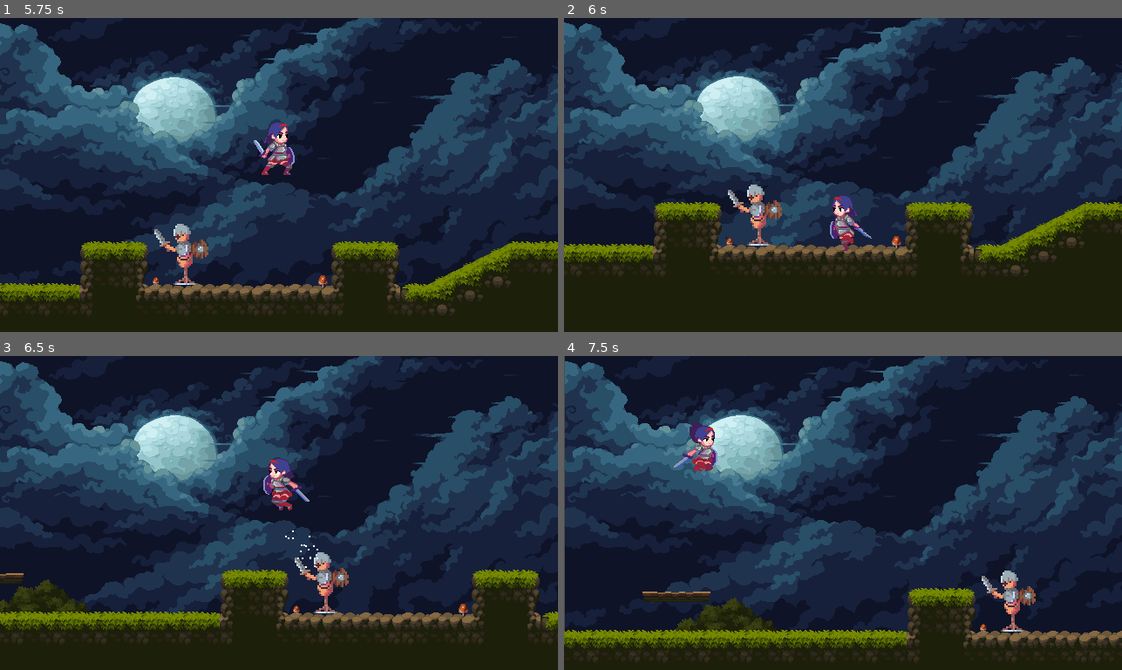
Above: before the commit, frames 1-4 (two rows, left to right).
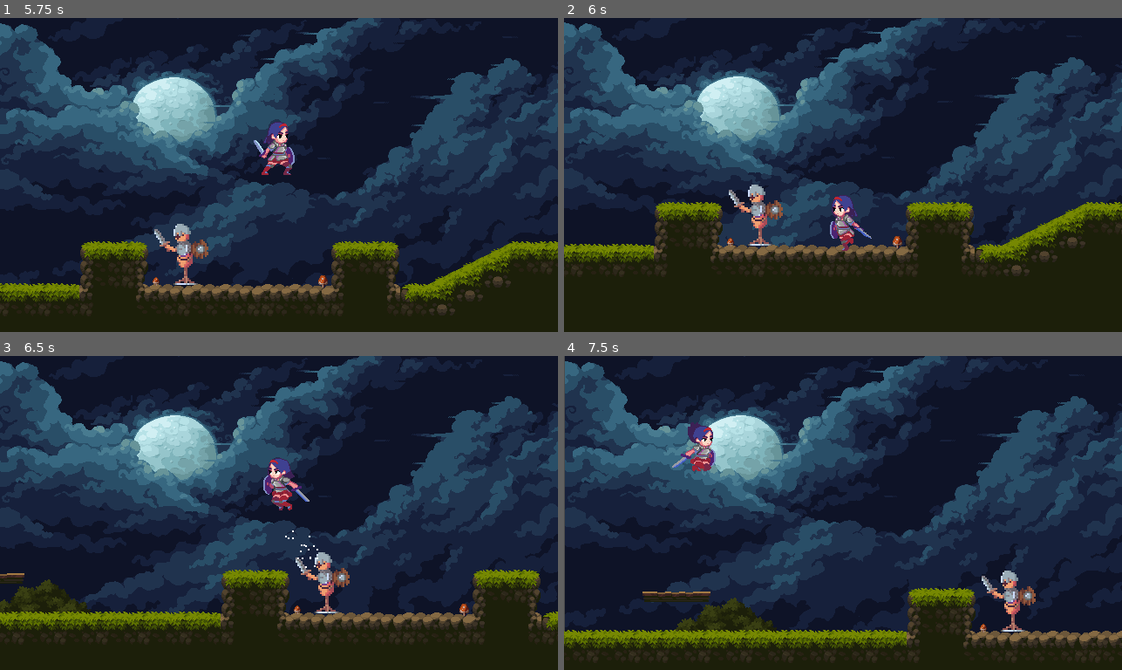
Above: after the commit, the same moments.

Repository: Crustar/Godot_HackSlash_project
Game: Godot game, scene res://src/level/test_scene.tscn
Same seed, same stepped clock (60 frames per second), same inputs: the game is played once before the commit and once after it.
Inputs:
- Up to frame 1 (5.75 s): hold D (right) 0.53-2.03 s; tap Shift (dash) at 0.6, 1.55, 2.85, 3.6, 4.55 s; tap X (jump) at 0.77, 0.8, 1.07, 1.35, 1.52, 1.82, 2.3, 3.02, 3.32, 3.77, 3.8, 4.07, 4.35, 4.52, 4.82, 5.3 s; hold A (left) 2.03-2.78 s; tap Z (attack) at 2.1, 5.1 s; hold D (right) 2.78-4.28 s; hold A (left) 4.28-5.03 s; hold D (right) from 5.03 s (still down)
- Up to frame 2 (6 s): release D (right) at 5.78 s; hold A (left) from 5.78 s (still down); tap Shift (dash) at 5.85 s
- Up to frame 3 (6.5 s): keep holding A (left); tap X (jump) at 6.02, 6.32 s
- Up to frame 4 (7.5 s): tap Shift (dash) at 6.6 s; tap X (jump) at 6.77, 6.8, 7.07, 7.35 s; release A (left) at 7.28 s; hold D (right) from 7.28 s (still down)

Frame 1 is identical in both runs. In frame 2, 2.0% of the frame differs, in the area x 0-100%, y 53-82%; in frame 3, 2.0%; in frame 4, 0.4%.

Commit message:
fix a bug where player can change facing while attacking

Diff:
--- a/src/enemy/enemy_dummy.tscn
+++ b/src/enemy/enemy_dummy.tscn
@@ -3,6 +3,57 @@
 [ext_resource type="Texture2D" uid="uid://bcu2ii3dvgopp" path="res://asset/dummy_sprite/spritesheet.png" id="1_16l3b"]
 [ext_resource type="Texture2D" uid="uid://62ddtvj17oag" path="res://asset/dummy_sprite/Idle.png" id="1_uwpna"]
 [ext_resource type="Script" uid="uid://d00h1eohk2e71" path="res://src/enemy/hit_box.gd" id="2_uwpna"]
+
+[sub_resource type="Animation" id="Animation_nccke"]
+length = 0.001
+tracks/0/type = "value"
+tracks/0/imported = false
+tracks/0/enabled = true
+tracks/0/path = NodePath(".:modulate")
+tracks/0/interp = 1
+tracks/0/loop_wrap = true
+tracks/0/keys = {
+"times": PackedFloat32Array(0),
+"transitions": PackedFloat32Array(1),
+"update": 0,
+"values": [Color(1, 1, 1, 1)]
+}
+tracks/1/type = "value"
+tracks/1/imported = false
+tracks/1/enabled = true
+tracks/1/path = NodePath(".:texture")
+tracks/1/interp = 1
+tracks/1/loop_wrap = true
+tracks/1/keys = {
+"times": PackedFloat32Array(0),
+"transitions": PackedFloat32Array(1),
+"update": 1,
+"values": [ExtResource("1_uwpna")]
+}
+tracks/2/type = "value"
+tracks/2/imported = false
+tracks/2/enabled = true
+tracks/2/path = NodePath(".:hframes")
+tracks/2/interp = 1
+tracks/2/loop_wrap = true
+tracks/2/keys = {
+"times": PackedFloat32Array(0),
+"transitions": PackedFloat32Array(1),
+"update": 1,
+"values": [1]
+}
+tracks/3/type = "value"
+tracks/3/imported = false
+tracks/3/enabled = true
+tracks/3/path = NodePath(".:frame")
+tracks/3/interp = 1
+tracks/3/loop_wrap = true
+tracks/3/keys = {
+"times": PackedFloat32Array(0),
+"transitions": PackedFloat32Array(1),
+"update": 1,
+"values": [0]
+}
 
 [sub_resource type="Animation" id="Animation_16l3b"]
 resource_name = "hurt"
@@ -56,57 +107,6 @@
 "values": [ExtResource("1_16l3b")]
 }
 
-[sub_resource type="Animation" id="Animation_nccke"]
-length = 0.001
-tracks/0/type = "value"
-tracks/0/imported = false
-tracks/0/enabled = true
-tracks/0/path = NodePath(".:modulate")
-tracks/0/interp = 1
-tracks/0/loop_wrap = true
-tracks/0/keys = {
-"times": PackedFloat32Array(0),
-"transitions": PackedFloat32Array(1),
-"update": 0,
-"values": [Color(1, 1, 1, 1)]
-}
-tracks/1/type = "value"
-tracks/1/imported = false
-tracks/1/enabled = true
-tracks/1/path = NodePath(".:texture")
-tracks/1/interp = 1
-tracks/1/loop_wrap = true
-tracks/1/keys = {
-"times": PackedFloat32Array(0),
-"transitions": PackedFloat32Array(1),
-"update": 1,
-"values": [ExtResource("1_uwpna")]
-}
-tracks/2/type = "value"
-tracks/2/imported = false
-tracks/2/enabled = true
-tracks/2/path = NodePath(".:hframes")
-tracks/2/interp = 1
-tracks/2/loop_wrap = true
-tracks/2/keys = {
-"times": PackedFloat32Array(0),
-"transitions": PackedFloat32Array(1),
-"update": 1,
-"values": [1]
-}
-tracks/3/type = "value"
-tracks/3/imported = false
-tracks/3/enabled = true
-tracks/3/path = NodePath(".:frame")
-tracks/3/interp = 1
-tracks/3/loop_wrap = true
-tracks/3/keys = {
-"times": PackedFloat32Array(0),
-"transitions": PackedFloat32Array(1),
-"update": 1,
-"values": [0]
-}
-
 [sub_resource type="AnimationLibrary" id="AnimationLibrary_ebd46"]
 _data = {
 &"RESET": SubResource("Animation_nccke"),
--- a/src/player/player.tscn
+++ b/src/player/player.tscn
@@ -85,273 +85,6 @@
 "values": [true]
 }
 
-[sub_resource type="Animation" id="Animation_rl62b"]
-resource_name = "dashing"
-length = 0.3
-tracks/0/type = "value"
-tracks/0/imported = false
-tracks/0/enabled = true
-tracks/0/path = NodePath("Sprite:texture")
-tracks/0/interp = 1
-tracks/0/loop_wrap = true
-tracks/0/keys = {
-"times": PackedFloat32Array(0),
-"transitions": PackedFloat32Array(1),
-"update": 1,
-"values": [ExtResource("6_2smqc")]
-}
-tracks/1/type = "value"
-tracks/1/imported = false
-tracks/1/enabled = true
-tracks/1/path = NodePath("Sprite:hframes")
-tracks/1/interp = 1
-tracks/1/loop_wrap = true
-tracks/1/keys = {
-"times": PackedFloat32Array(0),
-"transitions": PackedFloat32Array(1),
-"update": 1,
-"values": [4]
-}
-tracks/2/type = "value"
-tracks/2/imported = false
-tracks/2/enabled = true
-tracks/2/path = NodePath("Sprite:vframes")
-tracks/2/interp = 1
-tracks/2/loop_wrap = true
-tracks/2/keys = {
-"times": PackedFloat32Array(0),
-"transitions": PackedFloat32Array(1),
-"update": 1,
-"values": [1]
-}
-tracks/3/type = "value"
-tracks/3/imported = false
-tracks/3/enabled = true
-tracks/3/path = NodePath("Sprite:frame")
-tracks/3/interp = 1
-tracks/3/loop_wrap = true
-tracks/3/keys = {
-"times": PackedFloat32Array(0, 0.075, 0.15, 0.225),
-"transitions": PackedFloat32Array(1, 1, 1, 1),
-"update": 1,
-"values": [0, 1, 2, 3]
-}
-
-[sub_resource type="Animation" id="Animation_tqiix"]
-resource_name = "falling"
-length = 0.3
-loop_mode = 1
-step = 0.1
-tracks/0/type = "value"
-tracks/0/imported = false
-tracks/0/enabled = true
-tracks/0/path = NodePath("Sprite:texture")
-tracks/0/interp = 1
-tracks/0/loop_wrap = true
-tracks/0/keys = {
-"times": PackedFloat32Array(0),
-"transitions": PackedFloat32Array(1),
-"update": 1,
-"values": [ExtResource("5_ebec5")]
-}
-tracks/1/type = "value"
-tracks/1/imported = false
-tracks/1/enabled = true
-tracks/1/path = NodePath("Sprite:hframes")
-tracks/1/interp = 1
-tracks/1/loop_wrap = true
-tracks/1/keys = {
-"times": PackedFloat32Array(0),
-"transitions": PackedFloat32Array(1),
-"update": 1,
-"values": [3]
-}
-tracks/2/type = "value"
-tracks/2/imported = false
-tracks/2/enabled = true
-tracks/2/path = NodePath("Sprite:vframes")
-tracks/2/interp = 1
-tracks/2/loop_wrap = true
-tracks/2/keys = {
-"times": PackedFloat32Array(0),
-"transitions": PackedFloat32Array(1),
-"update": 1,
-"values": [1]
-}
-tracks/3/type = "value"
-tracks/3/imported = false
-tracks/3/enabled = true
-tracks/3/path = NodePath("Sprite:frame")
-tracks/3/interp = 1
-tracks/3/loop_wrap = true
-tracks/3/keys = {
-"times": PackedFloat32Array(0, 0.1, 0.2),
-"transitions": PackedFloat32Array(1, 1, 1),
-"update": 1,
-"values": [0, 1, 2]
-}
-
-[sub_resource type="Animation" id="Animation_yllr7"]
-resource_name = "idle"
-length = 0.8
-loop_mode = 1
-step = 0.1
-tracks/0/type = "value"
-tracks/0/imported = false
-tracks/0/enabled = true
-tracks/0/path = NodePath("Sprite:texture")
-tracks/0/interp = 1
-tracks/0/loop_wrap = true
-tracks/0/keys = {
-"times": PackedFloat32Array(0),
-"transitions": PackedFloat32Array(1),
-"update": 1,
-"values": [ExtResource("2_boad6")]
-}
-tracks/1/type = "value"
-tracks/1/imported = false
-tracks/1/enabled = true
-tracks/1/path = NodePath("Sprite:hframes")
-tracks/1/interp = 1
-tracks/1/loop_wrap = true
-tracks/1/keys = {
-"times": PackedFloat32Array(0),
-"transitions": PackedFloat32Array(1),
-"update": 1,
-"values": [4]
-}
-tracks/2/type = "value"
-tracks/2/imported = false
-tracks/2/enabled = true
-tracks/2/path = NodePath("Sprite:vframes")
-tracks/2/interp = 1
-tracks/2/loop_wrap = true
-tracks/2/keys = {
-"times": PackedFloat32Array(0),
-"transitions": PackedFloat32Array(1),
-"update": 1,
-"values": [1]
-}
-tracks/3/type = "value"
-tracks/3/imported = false
-tracks/3/enabled = true
-tracks/3/path = NodePath("Sprite:frame")
-tracks/3/interp = 1
-tracks/3/loop_wrap = true
-tracks/3/keys = {
-"times": PackedFloat32Array(0, 0.2, 0.4, 0.6),
-"transitions": PackedFloat32Array(1, 1, 1, 1),
-"update": 1,
-"values": [0, 1, 2, 3]
-}
-
-[sub_resource type="Animation" id="Animation_32hag"]
-resource_name = "jumping"
-length = 0.6
-step = 0.1
-tracks/0/type = "value"
-tracks/0/imported = false
-tracks/0/enabled = true
-tracks/0/path = NodePath("Sprite:texture")
-tracks/0/interp = 1
-tracks/0/loop_wrap = true
-tracks/0/keys = {
-"times": PackedFloat32Array(0),
-"transitions": PackedFloat32Array(1),
-"update": 1,
-"values": [ExtResource("4_2ieo8")]
-}
-tracks/1/type = "value"
-tracks/1/imported = false
-tracks/1/enabled = true
-tracks/1/path = NodePath("Sprite:hframes")
-tracks/1/interp = 1
-tracks/1/loop_wrap = true
-tracks/1/keys = {
-"times": PackedFloat32Array(0),
-"transitions": PackedFloat32Array(1),
-"update": 1,
-"values": [6]
-}
-tracks/2/type = "value"
-tracks/2/imported = false
-tracks/2/enabled = true
-tracks/2/path = NodePath("Sprite:vframes")
-tracks/2/interp = 1
-tracks/2/loop_wrap = true
-tracks/2/keys = {
-"times": PackedFloat32Array(0),
-"transitions": PackedFloat32Array(1),
-"update": 1,
-"values": [1]
-}
-tracks/3/type = "value"
-tracks/3/imported = false
-tracks/3/enabled = true
-tracks/3/path = NodePath("Sprite:frame")
-tracks/3/interp = 1
-tracks/3/loop_wrap = true
-tracks/3/keys = {
-"times": PackedFloat32Array(0, 0.1, 0.2, 0.3, 0.4, 0.5),
-"transitions": PackedFloat32Array(1, 1, 1, 1, 1, 1),
-"update": 1,
-"values": [0, 1, 2, 3, 4, 5]
-}
-
-[sub_resource type="Animation" id="Animation_wodsf"]
-resource_name = "running"
-length = 0.7
-loop_mode = 1
-step = 0.1
-tracks/0/type = "value"
-tracks/0/imported = false
-tracks/0/enabled = true
-tracks/0/path = NodePath("Sprite:texture")
-tracks/0/interp = 1
-tracks/0/loop_wrap = true
-tracks/0/keys = {
-"times": PackedFloat32Array(0),
-"transitions": PackedFloat32Array(1),
-"update": 1,
-"values": [ExtResource("3_8t03j")]
-}
-tracks/1/type = "value"
-tracks/1/imported = false
-tracks/1/enabled = true
-tracks/1/path = NodePath("Sprite:hframes")
-tracks/1/interp = 1
-tracks/1/loop_wrap = true
-tracks/1/keys = {
-"times": PackedFloat32Array(0),
-"transitions": PackedFloat32Array(1),
-"update": 1,
-"values": [7]
-}
-tracks/2/type = "value"
-tracks/2/imported = false
-tracks/2/enabled = true
-tracks/2/path = NodePath("Sprite:vframes")
-tracks/2/interp = 1
-tracks/2/loop_wrap = true
-tracks/2/keys = {
-"times": PackedFloat32Array(0),
-"transitions": PackedFloat32Array(1),
-"update": 1,
-"values": [1]
-}
-tracks/3/type = "value"
-tracks/3/imported = false
-tracks/3/enabled = true
-tracks/3/path = NodePath("Sprite:frame")
-tracks/3/interp = 1
-tracks/3/loop_wrap = true
-tracks/3/keys = {
-"times": PackedFloat32Array(0, 0.1, 0.2, 0.3, 0.4, 0.5, 0.6),
-"transitions": PackedFloat32Array(1, 1, 1, 1, 1, 1, 1),
-"update": 1,
-"values": [0, 1, 2, 3, 4, 5, 6]
-}
-
 [sub_resource type="Animation" id="Animation_hrerp"]
 resource_name = "attacking"
 length = 0.7
@@ -414,6 +147,273 @@
 "transitions": PackedFloat32Array(1, 1, 1),
 "update": 1,
 "values": [true, false, true]
+}
+
+[sub_resource type="Animation" id="Animation_rl62b"]
+resource_name = "dashing"
+length = 0.3
+tracks/0/type = "value"
+tracks/0/imported = false
+tracks/0/enabled = true
+tracks/0/path = NodePath("Sprite:texture")
+tracks/0/interp = 1
+tracks/0/loop_wrap = true
+tracks/0/keys = {
+"times": PackedFloat32Array(0),
+"transitions": PackedFloat32Array(1),
+"update": 1,
+"values": [ExtResource("6_2smqc")]
+}
+tracks/1/type = "value"
+tracks/1/imported = false
+tracks/1/enabled = true
+tracks/1/path = NodePath("Sprite:hframes")
+tracks/1/interp = 1
+tracks/1/loop_wrap = true
+tracks/1/keys = {
+"times": PackedFloat32Array(0),
+"transitions": PackedFloat32Array(1),
+"update": 1,
+"values": [4]
+}
+tracks/2/type = "value"
+tracks/2/imported = false
+tracks/2/enabled = true
+tracks/2/path = NodePath("Sprite:vframes")
+tracks/2/interp = 1
+tracks/2/loop_wrap = true
+tracks/2/keys = {
+"times": PackedFloat32Array(0),
+"transitions": PackedFloat32Array(1),
+"update": 1,
+"values": [1]
+}
+tracks/3/type = "value"
+tracks/3/imported = false
+tracks/3/enabled = true
+tracks/3/path = NodePath("Sprite:frame")
+tracks/3/interp = 1
+tracks/3/loop_wrap = true
+tracks/3/keys = {
+"times": PackedFloat32Array(0, 0.075, 0.15, 0.225),
+"transitions": PackedFloat32Array(1, 1, 1, 1),
+"update": 1,
+"values": [0, 1, 2, 3]
+}
+
+[sub_resource type="Animation" id="Animation_tqiix"]
+resource_name = "falling"
+length = 0.3
+loop_mode = 1
+step = 0.1
+tracks/0/type = "value"
+tracks/0/imported = false
+tracks/0/enabled = true
+tracks/0/path = NodePath("Sprite:texture")
+tracks/0/interp = 1
+tracks/0/loop_wrap = true
+tracks/0/keys = {
+"times": PackedFloat32Array(0),
+"transitions": PackedFloat32Array(1),
+"update": 1,
+"values": [ExtResource("5_ebec5")]
+}
+tracks/1/type = "value"
+tracks/1/imported = false
+tracks/1/enabled = true
+tracks/1/path = NodePath("Sprite:hframes")
+tracks/1/interp = 1
+tracks/1/loop_wrap = true
+tracks/1/keys = {
+"times": PackedFloat32Array(0),
+"transitions": PackedFloat32Array(1),
+"update": 1,
+"values": [3]
+}
+tracks/2/type = "value"
+tracks/2/imported = false
+tracks/2/enabled = true
+tracks/2/path = NodePath("Sprite:vframes")
+tracks/2/interp = 1
+tracks/2/loop_wrap = true
+tracks/2/keys = {
+"times": PackedFloat32Array(0),
+"transitions": PackedFloat32Array(1),
+"update": 1,
+"values": [1]
+}
+tracks/3/type = "value"
+tracks/3/imported = false
+tracks/3/enabled = true
+tracks/3/path = NodePath("Sprite:frame")
+tracks/3/interp = 1
+tracks/3/loop_wrap = true
+tracks/3/keys = {
+"times": PackedFloat32Array(0, 0.1, 0.2),
+"transitions": PackedFloat32Array(1, 1, 1),
+"update": 1,
+"values": [0, 1, 2]
+}
+
+[sub_resource type="Animation" id="Animation_yllr7"]
+resource_name = "idle"
+length = 0.8
+loop_mode = 1
+step = 0.1
+tracks/0/type = "value"
+tracks/0/imported = false
+tracks/0/enabled = true
+tracks/0/path = NodePath("Sprite:texture")
+tracks/0/interp = 1
+tracks/0/loop_wrap = true
+tracks/0/keys = {
+"times": PackedFloat32Array(0),
+"transitions": PackedFloat32Array(1),
+"update": 1,
+"values": [ExtResource("2_boad6")]
+}
+tracks/1/type = "value"
+tracks/1/imported = false
+tracks/1/enabled = true
+tracks/1/path = NodePath("Sprite:hframes")
+tracks/1/interp = 1
+tracks/1/loop_wrap = true
+tracks/1/keys = {
+"times": PackedFloat32Array(0),
+"transitions": PackedFloat32Array(1),
+"update": 1,
+"values": [4]
+}
+tracks/2/type = "value"
+tracks/2/imported = false
+tracks/2/enabled = true
+tracks/2/path = NodePath("Sprite:vframes")
+tracks/2/interp = 1
+tracks/2/loop_wrap = true
+tracks/2/keys = {
+"times": PackedFloat32Array(0),
+"transitions": PackedFloat32Array(1),
+"update": 1,
+"values": [1]
+}
+tracks/3/type = "value"
+tracks/3/imported = false
+tracks/3/enabled = true
+tracks/3/path = NodePath("Sprite:frame")
+tracks/3/interp = 1
+tracks/3/loop_wrap = true
+tracks/3/keys = {
+"times": PackedFloat32Array(0, 0.2, 0.4, 0.6),
+"transitions": PackedFloat32Array(1, 1, 1, 1),
+"update": 1,
+"values": [0, 1, 2, 3]
+}
+
+[sub_resource type="Animation" id="Animation_32hag"]
+resource_name = "jumping"
+length = 0.6
+step = 0.1
+tracks/0/type = "value"
+tracks/0/imported = false
+tracks/0/enabled = true
+tracks/0/path = NodePath("Sprite:texture")
+tracks/0/interp = 1
+tracks/0/loop_wrap = true
+tracks/0/keys = {
+"times": PackedFloat32Array(0),
+"transitions": PackedFloat32Array(1),
+"update": 1,
+"values": [ExtResource("4_2ieo8")]
+}
+tracks/1/type = "value"
+tracks/1/imported = false
+tracks/1/enabled = true
+tracks/1/path = NodePath("Sprite:hframes")
+tracks/1/interp = 1
+tracks/1/loop_wrap = true
+tracks/1/keys = {
+"times": PackedFloat32Array(0),
+"transitions": PackedFloat32Array(1),
+"update": 1,
+"values": [6]
+}
+tracks/2/type = "value"
+tracks/2/imported = false
+tracks/2/enabled = true
+tracks/2/path = NodePath("Sprite:vframes")
+tracks/2/interp = 1
+tracks/2/loop_wrap = true
+tracks/2/keys = {
+"times": PackedFloat32Array(0),
+"transitions": PackedFloat32Array(1),
+"update": 1,
+"values": [1]
+}
+tracks/3/type = "value"
+tracks/3/imported = false
+tracks/3/enabled = true
+tracks/3/path = NodePath("Sprite:frame")
+tracks/3/interp = 1
+tracks/3/loop_wrap = true
+tracks/3/keys = {
+"times": PackedFloat32Array(0, 0.1, 0.2, 0.3, 0.4, 0.5),
+"transitions": PackedFloat32Array(1, 1, 1, 1, 1, 1),
+"update": 1,
+"values": [0, 1, 2, 3, 4, 5]
+}
+
+[sub_resource type="Animation" id="Animation_wodsf"]
+resource_name = "running"
+length = 0.7
+loop_mode = 1
+step = 0.1
+tracks/0/type = "value"
+tracks/0/imported = false
+tracks/0/enabled = true
+tracks/0/path = NodePath("Sprite:texture")
+tracks/0/interp = 1
+tracks/0/loop_wrap = true
+tracks/0/keys = {
+"times": PackedFloat32Array(0),
+"transitions": PackedFloat32Array(1),
+"update": 1,
+"values": [ExtResource("3_8t03j")]
+}
+tracks/1/type = "value"
+tracks/1/imported = false
+tracks/1/enabled = true
+tracks/1/path = NodePath("Sprite:hframes")
+tracks/1/interp = 1
+tracks/1/loop_wrap = true
+tracks/1/keys = {
+"times": PackedFloat32Array(0),
+"transitions": PackedFloat32Array(1),
+"update": 1,
+"values": [7]
+}
+tracks/2/type = "value"
+tracks/2/imported = false
+tracks/2/enabled = true
+tracks/2/path = NodePath("Sprite:vframes")
+tracks/2/interp = 1
+tracks/2/loop_wrap = true
+tracks/2/keys = {
+"times": PackedFloat32Array(0),
+"transitions": PackedFloat32Array(1),
+"update": 1,
+"values": [1]
+}
+tracks/3/type = "value"
+tracks/3/imported = false
+tracks/3/enabled = true
+tracks/3/path = NodePath("Sprite:frame")
+tracks/3/interp = 1
+tracks/3/loop_wrap = true
+tracks/3/keys = {
+"times": PackedFloat32Array(0, 0.1, 0.2, 0.3, 0.4, 0.5, 0.6),
+"transitions": PackedFloat32Array(1, 1, 1, 1, 1, 1, 1),
+"update": 1,
+"values": [0, 1, 2, 3, 4, 5, 6]
 }
 
 [sub_resource type="AnimationLibrary" id="AnimationLibrary_e7oew"]
--- a/src/state_machine/player/attacking.gd
+++ b/src/state_machine/player/attacking.gd
@@ -2,8 +2,11 @@
 
 const speed_mod = 0.1
 
+var facing : int
+
 func enter() -> void:
 	super()
+	facing = animation.sprite.scale.x
 	animation.play("attacking")
 	print_debug("entering ATTACKING state")
 
@@ -12,14 +15,17 @@
 	pass
 
 func frame_update(delta: float) -> void:
-	var direction := Input.get_axis("left", "right")
-	animation.flip_sprite(direction)
+	pass
+	#var direction := Input.get_axis("left", "right")
+	#animation.flip_sprite(direction)
 
 func physics_update(delta: float) -> void:
 	# Physic logic
 	var direction := Input.get_axis("left", "right")
-	player.velocity.x = move_toward(player.velocity.x, player.SPEED * speed_mod * direction, player.ACCELERATION * delta)
-
+	if facing == direction:
+		player.velocity.x = move_toward(player.velocity.x, player.SPEED * speed_mod * direction, player.ACCELERATION * delta)
+	else:
+		player.velocity.x = move_toward(player.velocity.x, 0, player.FRICTION * delta)
 	player.velocity += player.get_gravity() * delta
 	player.move_and_slide()
 
